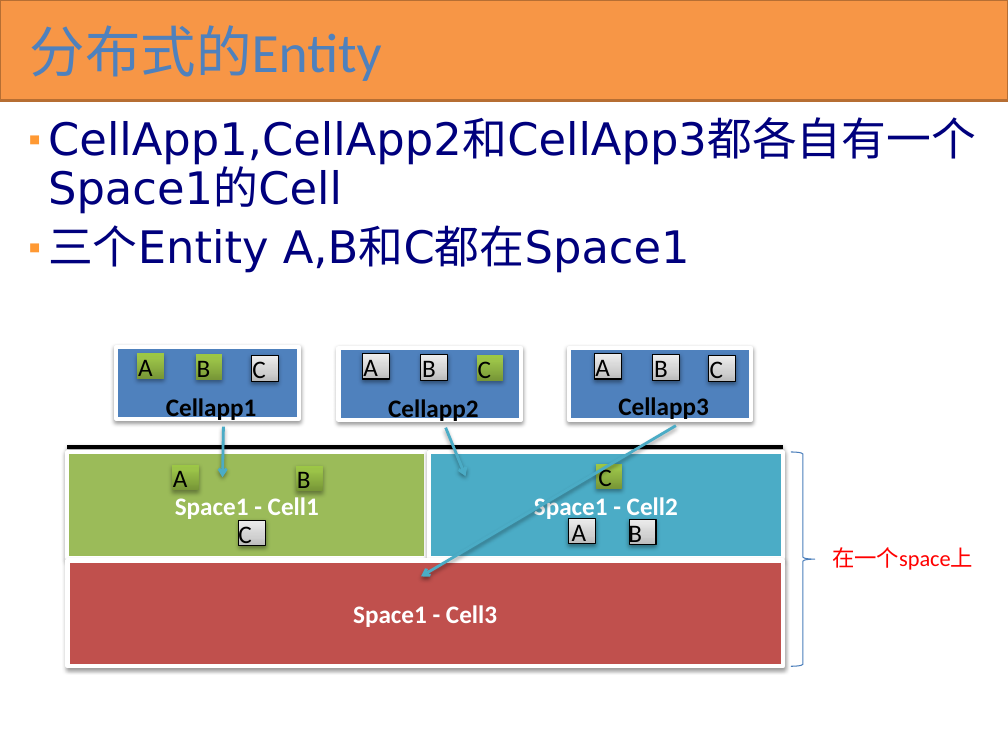
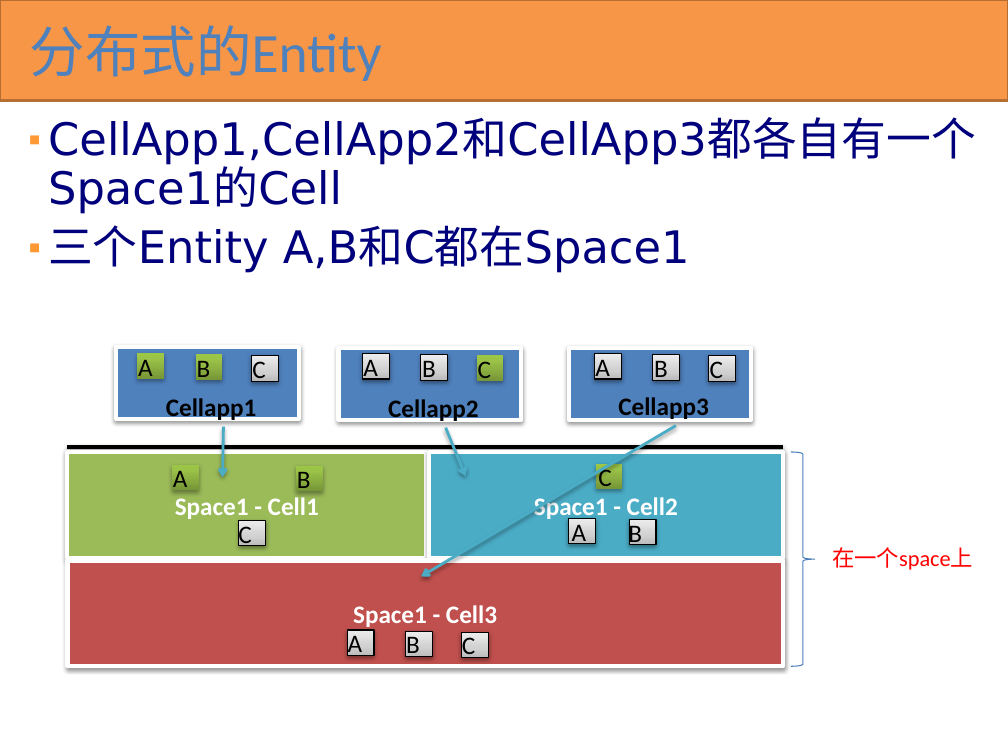
Before and after one commit to kbengine/kbengine_docs, a slide deck: slide 33 of KBEngine overview(cn).pptx. Drawn at 1008x756 pixels with LibreOffice and Linux fonts; fonts in the diff are those of the drawing. Boxes give left, top, right and bottom in pixels: in the first picture for what was removed or moved away, otherwise in the second. Text is boxed around its words. In the diff, an @@ line names an element or a change of style, - is before the commit and + after.

Commit message:
up

```diff
--- a/KBEngine overview(cn).pptx
+++ b/KBEngine overview(cn).pptx
@@ rectangle added at <box>347,630,374,655</box>, fill gradient #BDBDBD to #D1D1D1 to #EEEEEE, outline #000000 0.75 pt @@
@@ text added at <box>348,636,363,658</box>, 18 pt, text #000000 @@
+A
@@ rectangle added at <box>406,631,433,656</box>, fill gradient #BDBDBD to #D1D1D1 to #EEEEEE, outline #000000 0.75 pt @@
@@ text added at <box>406,632,420,659</box>, 18 pt, text #000000 @@
+B
@@ rectangle added at <box>462,632,489,657</box>, fill gradient #BDBDBD to #D1D1D1 to #EEEEEE, outline #000000 0.75 pt @@
@@ text added at <box>462,637,475,660</box>, 18 pt, text #000000 @@
+C
```
Also in this commit, not shown: 4 other slides changed.
